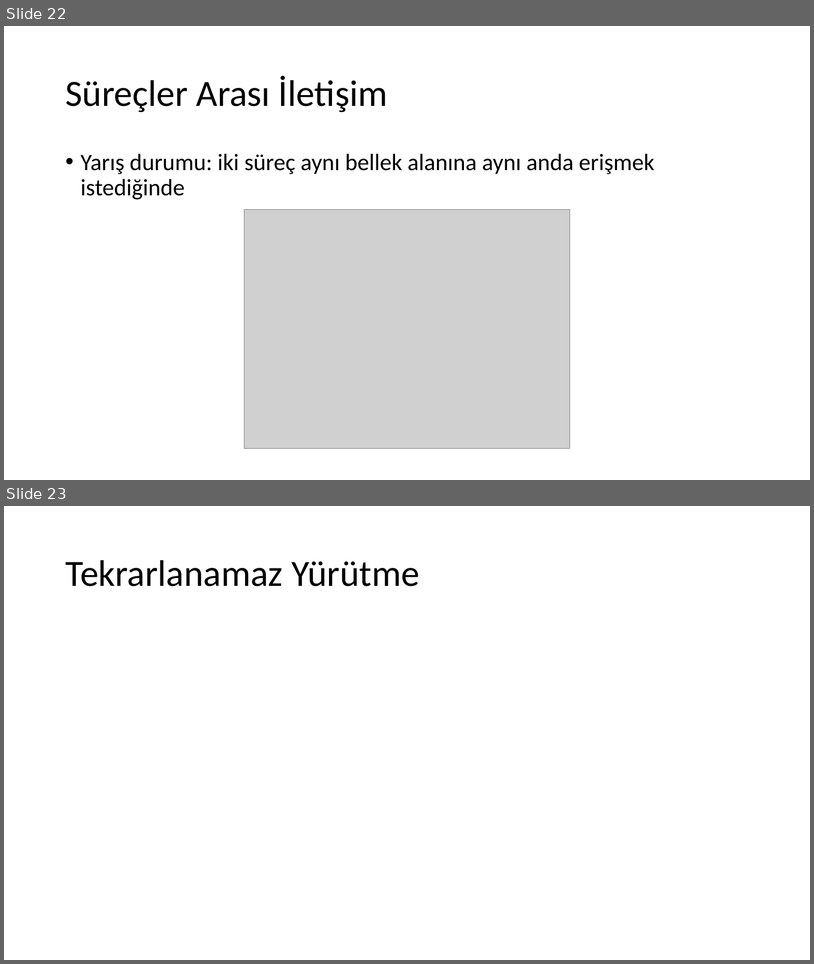
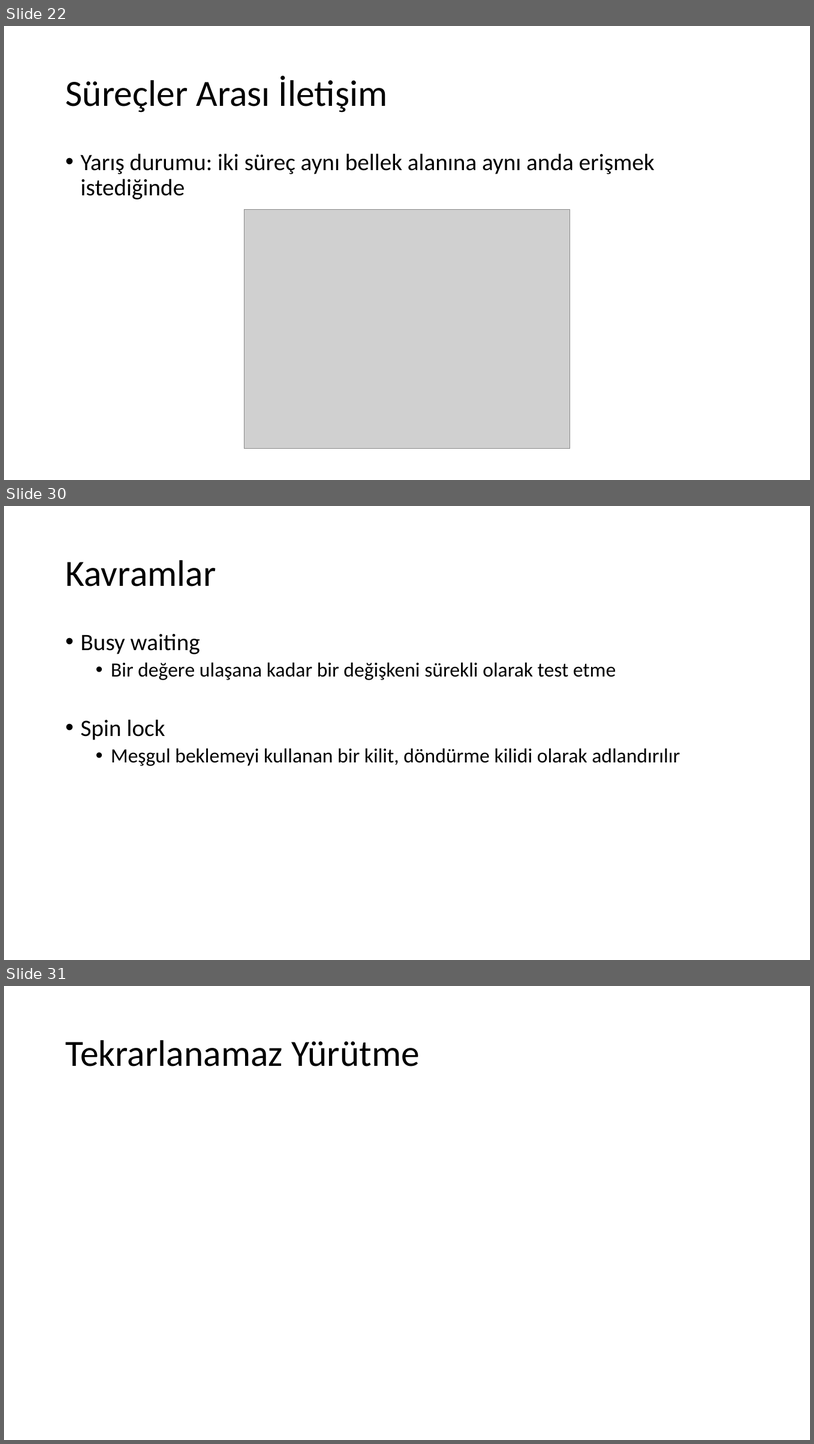
Before and after one commit to sercankulcu/sercankulcu.github.io, a slide deck: assets/teaching/os/2_Bolum_2_Surecler.pptx. Shown one above the other, each under a label of ours: slides 22 and 23 before the commit, slides 22, 30 and 31 after it; the slides between them are not shown. The pictures are 814x964 and 814x1444 pixels, drawn with LibreOffice and Linux fonts; fonts in the diff are those of the drawing; grey boxes stand for pictures. Boxes give left, top, right and bottom in pixels: in the first picture for what was removed or moved away, otherwise in the second. Text is boxed around its words. In the diff, an @@ line names an element or a change of style, - is before the commit and + after.

```diff
--- a/assets/teaching/os/2_Bolum_2_Surecler.pptx
+++ b/assets/teaching/os/2_Bolum_2_Surecler.pptx
@@ slide 30 added at [4, 506, 810, 960], background #FFFFFF @@
@@ title added at [65, 560, 216, 586], 44 pt, text #000000 @@
+Kavramlar
@@ text added at [81, 634, 680, 766], 24 pt, text #000000 @@
+• Busy waiting
+  • Bir değere ulaşana kadar bir değişkeni sürekli olarak test etme
+• Spin lock
+  • Meşgul beklemeyi kullanan bir kilit, döndürme kilidi olarak adlandırılır
@@ what was slide 23 is now slide 31 @@
```
Also in this commit, not shown: 7 other slides added, 3 slides removed, 1 other file.
